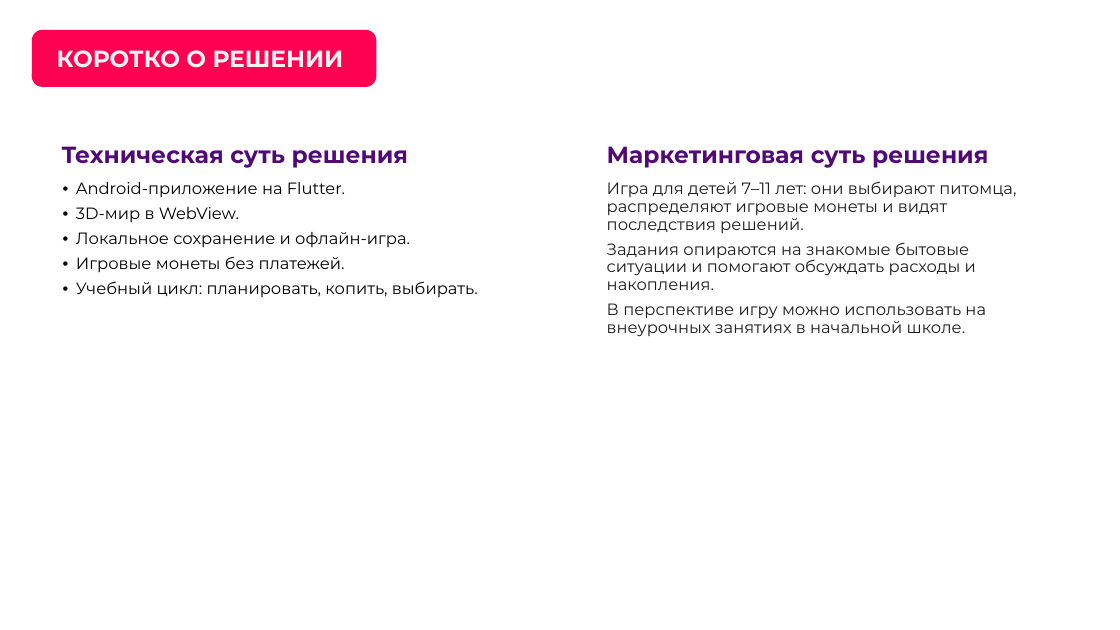
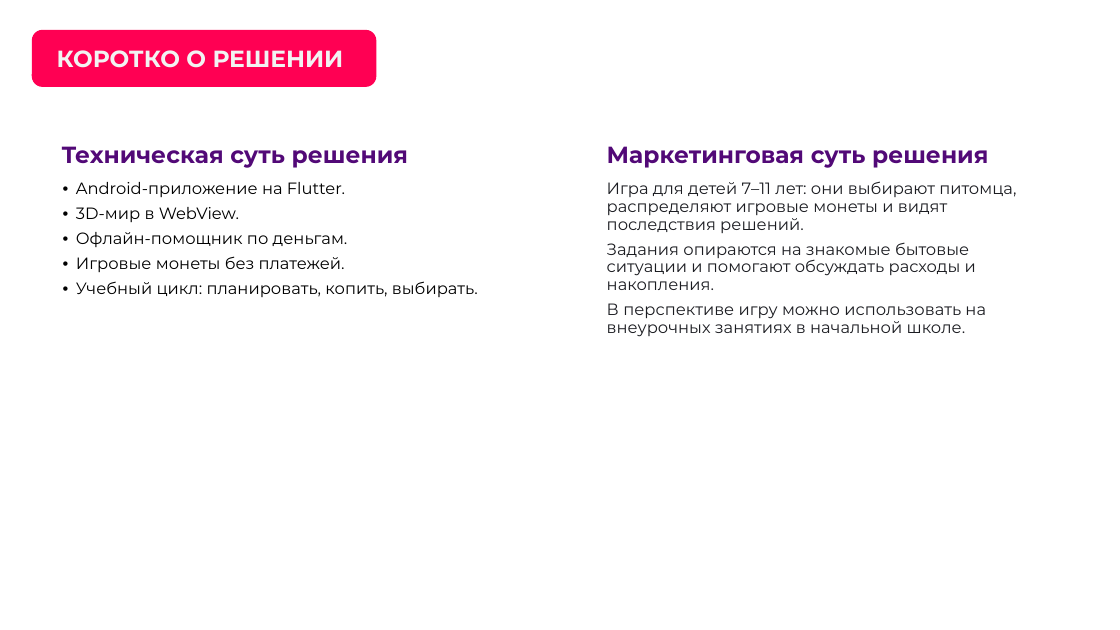
Before and after one commit to punkpsyh-hash/studio37-kopilych-lct2026, a slide deck: slide 5 of docs/submission-2026-09-29/studio37-lct2026-team-presentation.pptx. Drawn at 1120x630 pixels with LibreOffice and Linux fonts; fonts in the diff are those of the drawing; background and template pictures are left out. Boxes give left, top, right and bottom in pixels: in the first picture for what was removed or moved away, otherwise in the second. Text is boxed around its words. In the diff, an @@ line names an element or a change of style, - is before the commit and + after.

Commit message:
docs: mention offline helper in team PPTX

```diff
--- a/docs/submission-2026-09-29/studio37-lct2026-team-presentation.pptx
+++ b/docs/submission-2026-09-29/studio37-lct2026-team-presentation.pptx
@@ text at (x1=76, y1=232, x2=348, y2=247): text changed @@
-• Локальное сохранение и офлайн-игра.
+• Офлайн-помощник по деньгам.
```
